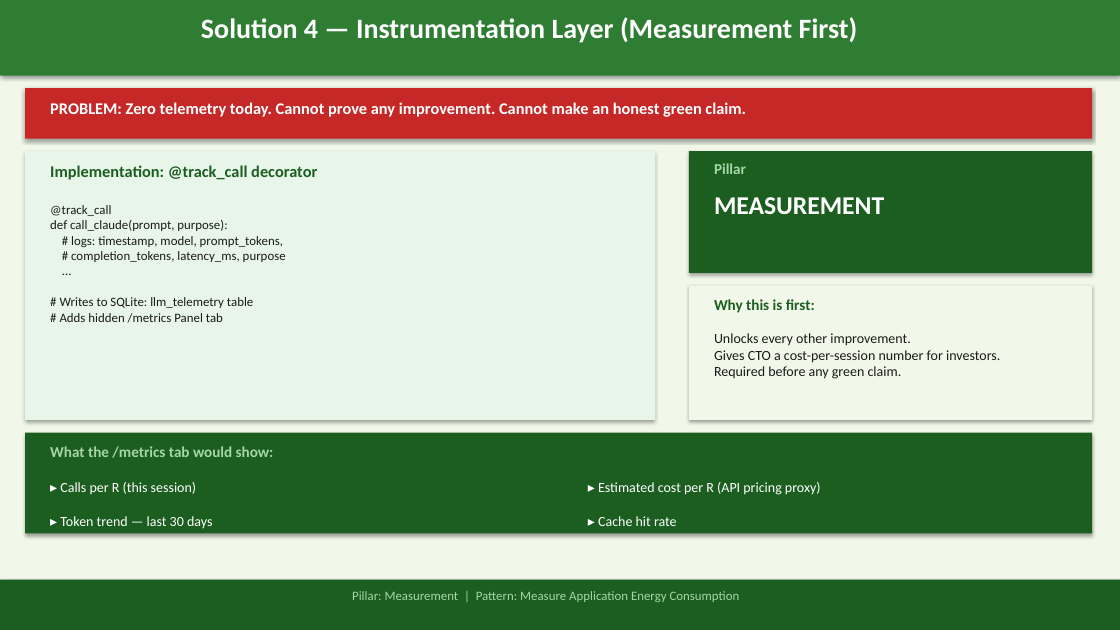
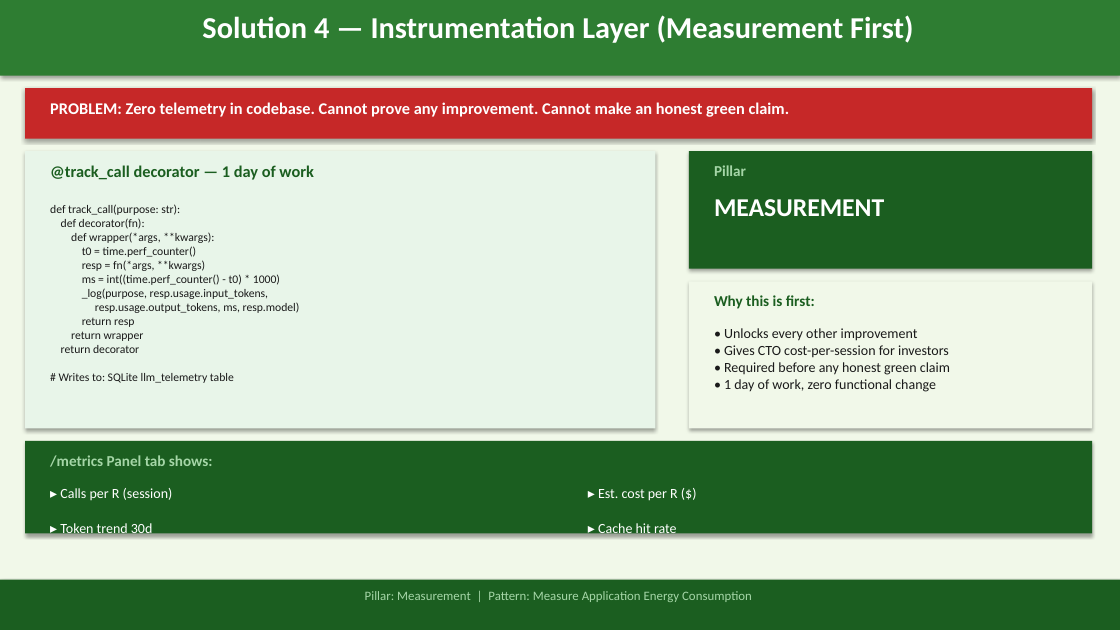
Before and after one commit to eugnmueller-87/IRONHACK, a slide deck: slide 10 of Week 6/LAB 10/SpendLens_Green_Audit_LAB10.pptx. Drawn at 1120x630 pixels with LibreOffice and Linux fonts; fonts in the diff are those of the drawing. Boxes give left, top, right and bottom in pixels: in the first picture for what was removed or moved away, otherwise in the second. Text is boxed around its words. In the diff, an @@ line names an element or a change of style, - is before the commit and + after.

```diff
--- a/Week 6/LAB 10/SpendLens_Green_Audit_LAB10.pptx
+++ b/Week 6/LAB 10/SpendLens_Green_Audit_LAB10.pptx
@@ text "Solution 4 — Instrumentation Layer ..." at (x1=202, y1=15, x2=914, y2=43): size 24 to 26 pt @@
@@ text at (x1=50, y1=102, x2=790, y2=117): text changed @@
-PROBLEM: Zero telemetry today. Cannot prove any improvement. Cannot make an honest green claim.
+PROBLEM: Zero telemetry in codebase. Cannot prove any improvement. Cannot make an honest green claim.
@@ rectangle resized from (x1=25, y1=151, x2=655, y2=420) to (x1=25, y1=151, x2=655, y2=429) @@
@@ text at (x1=50, y1=165, x2=314, y2=180): text changed @@
-Implementation: @track_call decorator
+@track_call decorator — 1 day of work
@@ rectangle resized from (x1=689, y1=151, x2=1092, y2=273) to (x1=689, y1=151, x2=1092, y2=269) @@
@@ text at (x1=50, y1=204, x2=300, y2=383): text changed; size 11 to 10 pt @@
-@track_call
-def call_claude(prompt, purpose):
-# logs: timestamp, model, prompt_tokens,
-# completion_tokens, latency_ms, purpose
-...
-# Writes to SQLite: llm_telemetry table
-# Adds hidden /metrics Panel tab
+def track_call(purpose: str):
+def decorator(fn):
+def wrapper(*args, **kwargs):
+t0 = time.perf_counter()
+resp = fn(*args, **kwargs)
+ms = int((time.perf_counter() - t0) * 1000)
+_log(purpose, resp.usage.input_tokens,
+resp.usage.output_tokens, ms, resp.model)
+return resp
+return wrapper
+return decorator
+# Writes to: SQLite llm_telemetry table
@@ rectangle resized from (x1=689, y1=286, x2=1092, y2=420) to (x1=689, y1=281, x2=1092, y2=429) @@
@@ text "Why this is first:" moved from (x1=714, y1=299, x2=815, y2=313) to (x1=714, y1=295, x2=815, y2=309) @@
@@ text at (x1=724, y1=328, x2=950, y2=392): text changed @@
-Unlocks every other improvement.
-Gives CTO a cost-per-session number for investors.
-Required before any green claim.
+• Unlocks every other improvement
+• Gives CTO cost-per-session for investors
+• Required before any honest green claim
+• 1 day of work, zero functional change
@@ rectangle resized from (x1=25, y1=433, x2=1092, y2=534) to (x1=25, y1=441, x2=1092, y2=534) @@
@@ text at (x1=50, y1=455, x2=213, y2=467): text changed @@
-What the /metrics tab would show:
+/metrics Panel tab shows:
@@ text at (x1=60, y1=488, x2=173, y2=500): text changed @@
-▸ Calls per R (this session)
+▸ Calls per R (session)
@@ text at (x1=598, y1=489, x2=678, y2=501): text changed @@
-▸ Estimated cost per R (API pricing proxy)
+▸ Est. cost per R ($)
@@ text at (x1=60, y1=522, x2=153, y2=538): text changed @@
-▸ Token trend — last 30 days
+▸ Token trend 30d
@@ text "▸ Cache hit rate" rewrapped from (x1=598, y1=516, x2=677, y2=526) to (x1=598, y1=522, x2=677, y2=538) @@
@@ text "Pillar: Measurement | Pattern: Measure ..." moved from (x1=352, y1=591, x2=740, y2=602) to (x1=365, y1=591, x2=752, y2=602) @@
```
Also in this commit, not shown: 8 other slides changed, 4 slides added, 4 slides removed, 3 other files.
